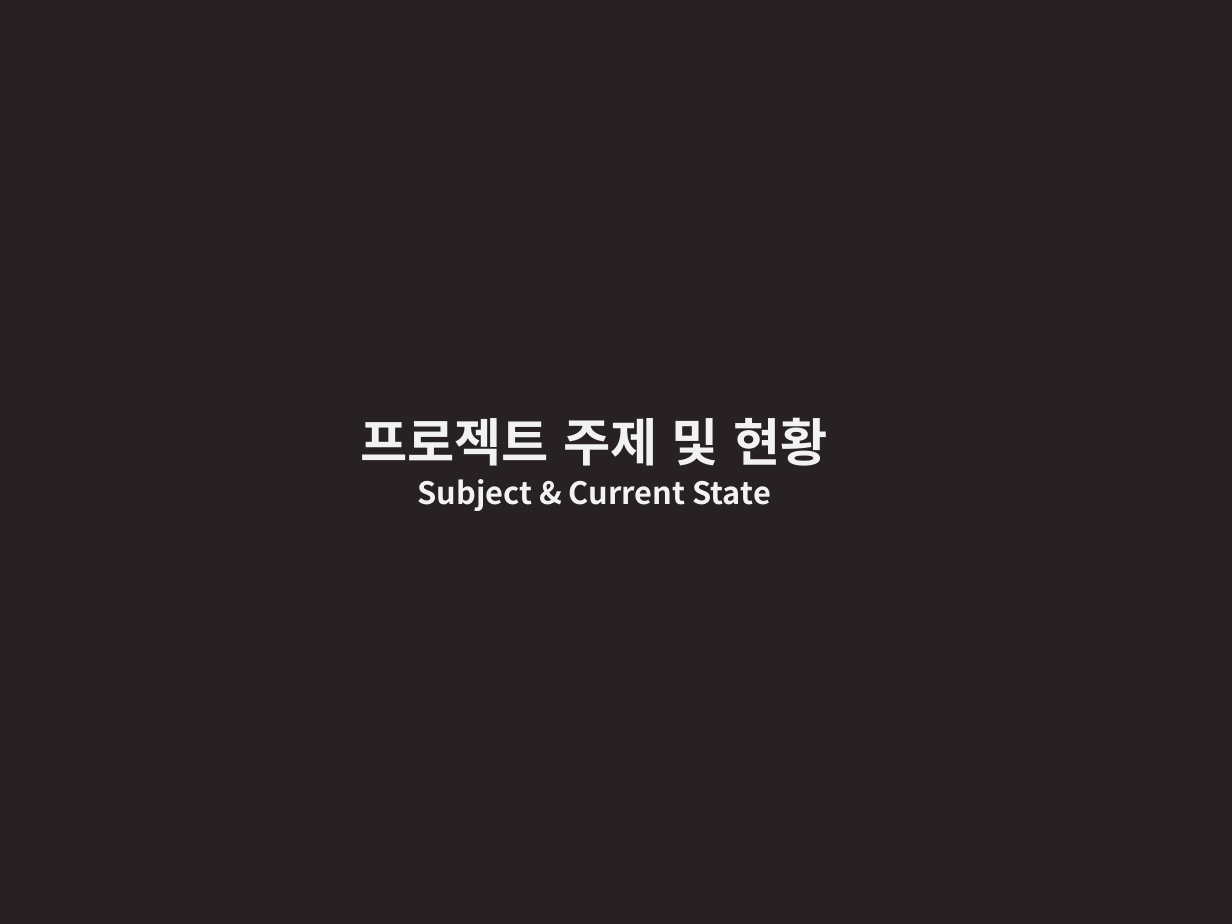
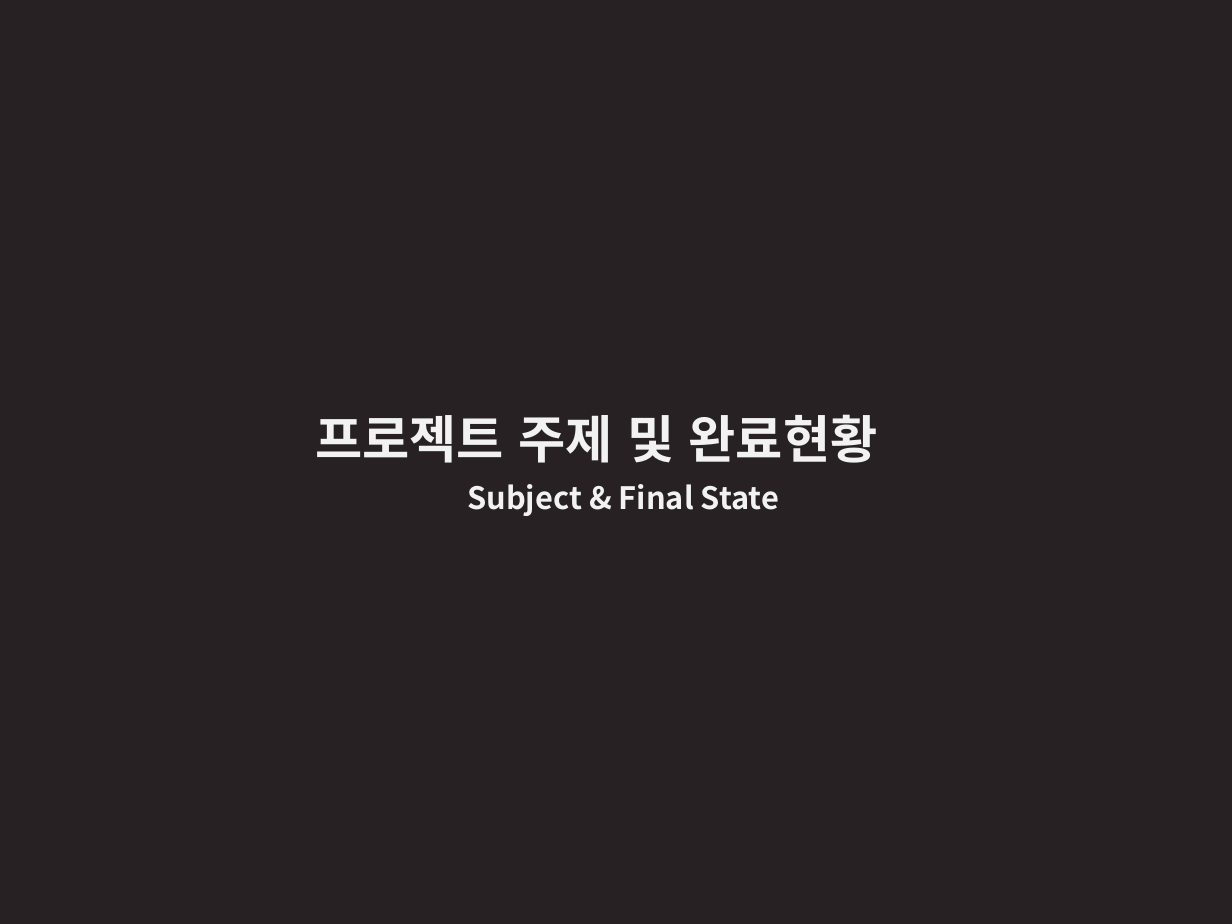
Before and after one commit to DaeunYoon/6team, a slide deck: slide 5 of 6조 발표자료.pptx. Drawn at 1232x924 pixels with LibreOffice and Linux fonts; fonts in the diff are those of the drawing. Boxes give left, top, right and bottom in pixels: in the first picture for what was removed or moved away, otherwise in the second. Text is boxed around its words. In the diff, an @@ line names an element or a change of style, - is before the commit and + after.

```diff
--- a/6조 발표자료.pptx
+++ b/6조 발표자료.pptx
@@ text at (315, 414, 878, 463): text changed @@
-프로젝트 주제 및 현황
+프로젝트 주제 및 완료현황
@@ text at (467, 484, 779, 516): text changed @@
-Subject & Current State
+Subject & Final State
```
Also in this commit, not shown: 8 other slides changed, 2 slides added, 3 slides removed.
